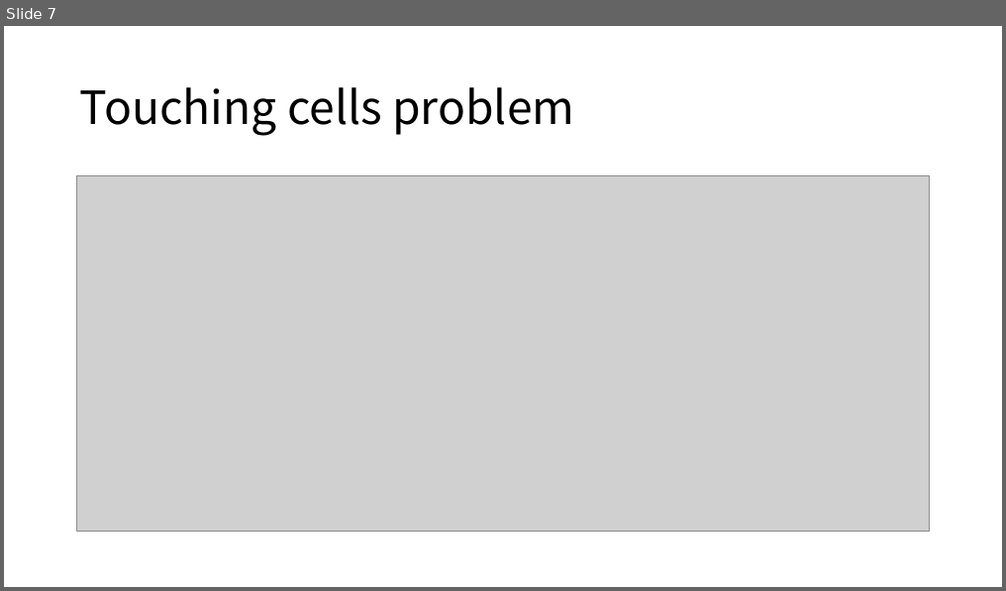
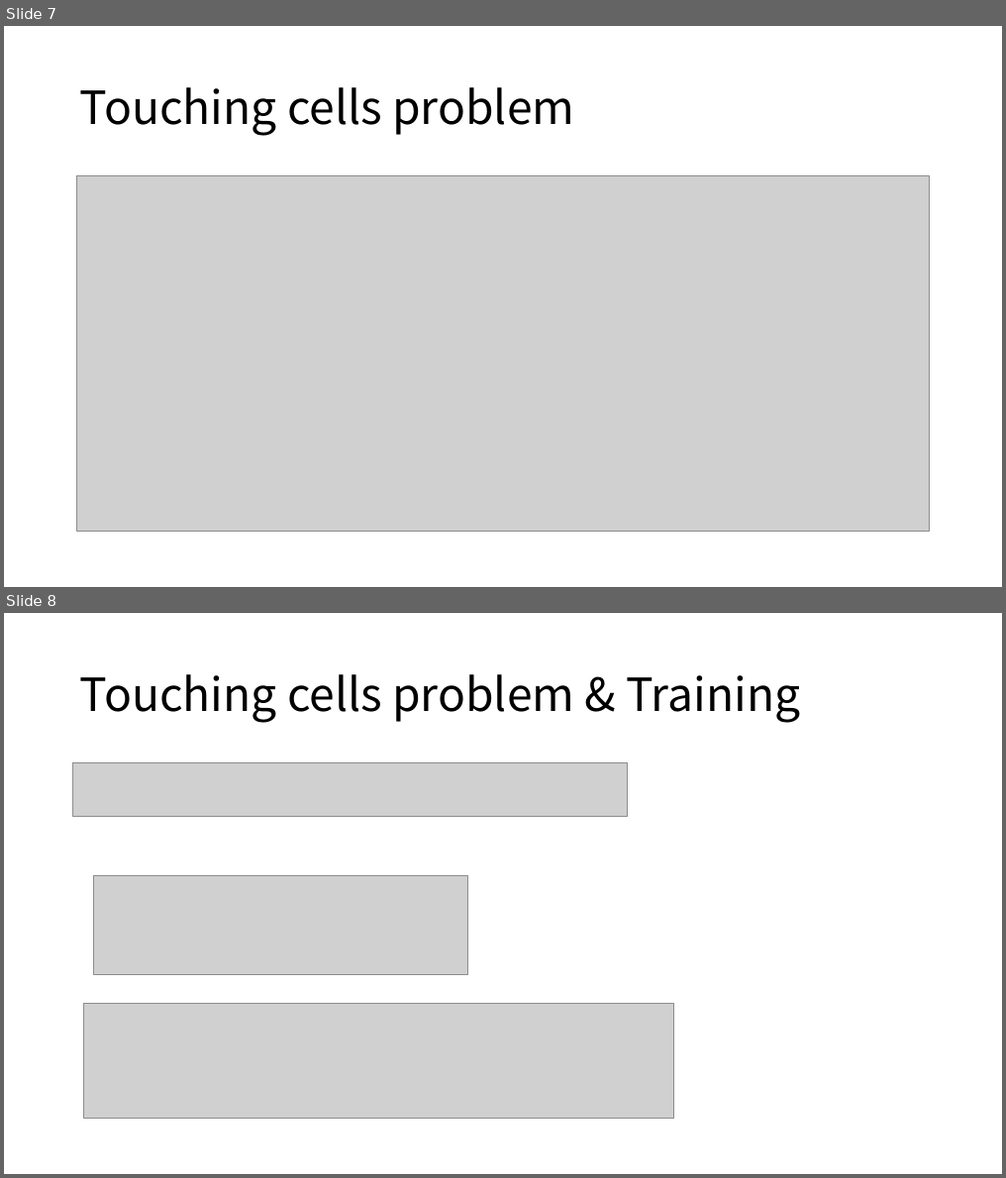
Before and after one commit to kyle1213/deep-learning-study, a slide deck: U-Net.pptx. Shown one above the other, each under a label of ours: slide 7 before the commit, slides 7 and 8 after it. The pictures are 1006x591 and 1006x1178 pixels, drawn with LibreOffice and Linux fonts; fonts in the diff are those of the drawing; grey boxes stand for pictures. Boxes give left, top, right and bottom in pixels: in the first picture for what was removed or moved away, otherwise in the second. Text is boxed around its words. In the diff, an @@ line names an element or a change of style, - is before the commit and + after.

```diff
--- a/U-Net.pptx
+++ b/U-Net.pptx
@@ slide 8 added at (x1=4, y1=613, x2=1002, y2=1174), background #FFFFFF @@
@@ title added at (x1=80, y1=674, x2=800, y2=723), 44 pt, text #000000 @@
+Touching cells problem & Training
@@ picture added at (x1=73, y1=762, x2=627, y2=817) @@
@@ text added at (x1=99, y1=761, x2=126, y2=763), 28 pt, text #000000 @@
+• ㅇ
@@ picture added at (x1=93, y1=875, x2=467, y2=973) @@
@@ picture added at (x1=84, y1=1004, x2=674, y2=1118) @@
```
Also in this commit, not shown: 1 slide changed, 1 other slide added, 1 slide removed.
